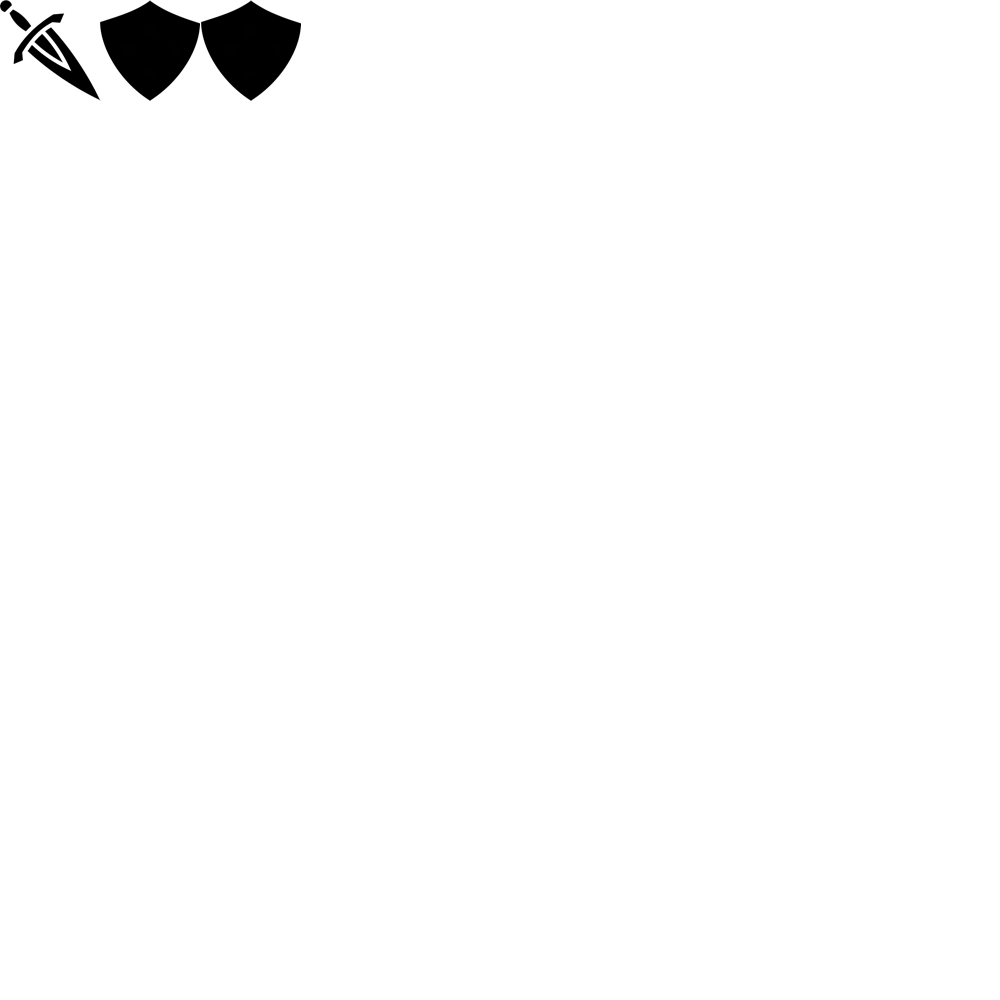
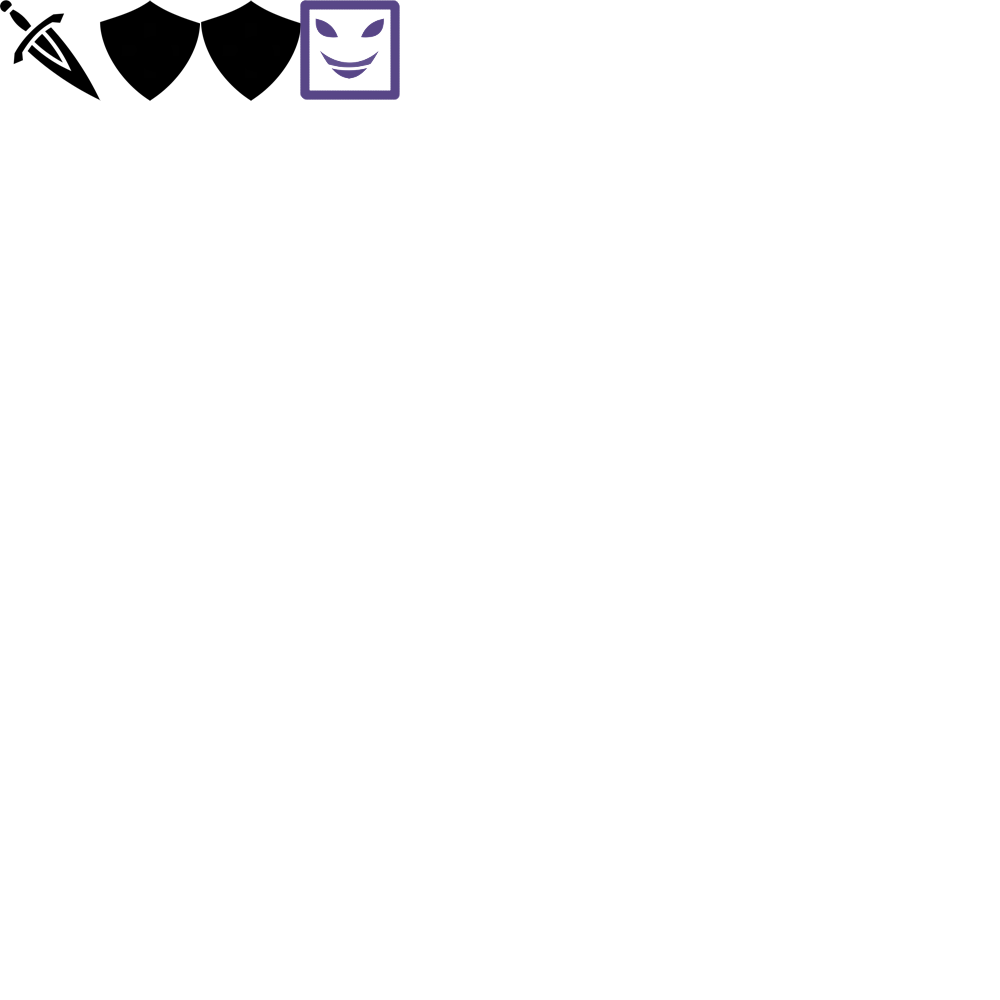
Comparing the layer stacks of the two 1000×1000 images. Changes:
added layer "sly.png" above "healing-shield.png" over [300, 0, 400, 100]
painted on "healing-shield.png" (2nd of 2) over [300, 0, 357, 100]
